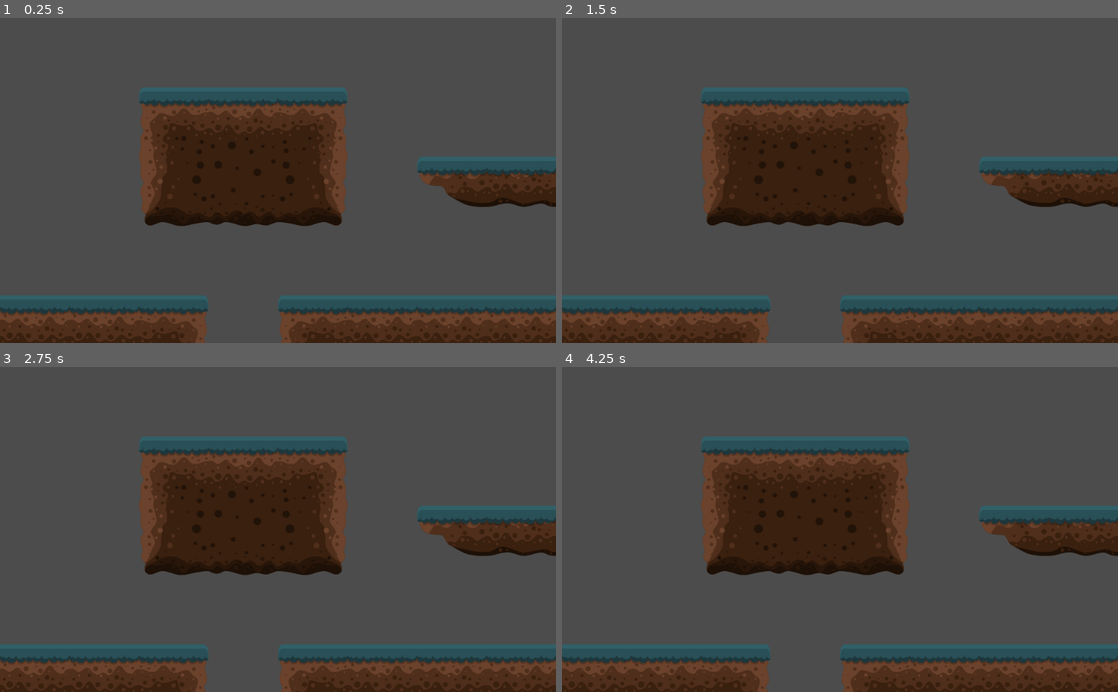
Above: before the commit, frames 1-4 (two rows, left to right).
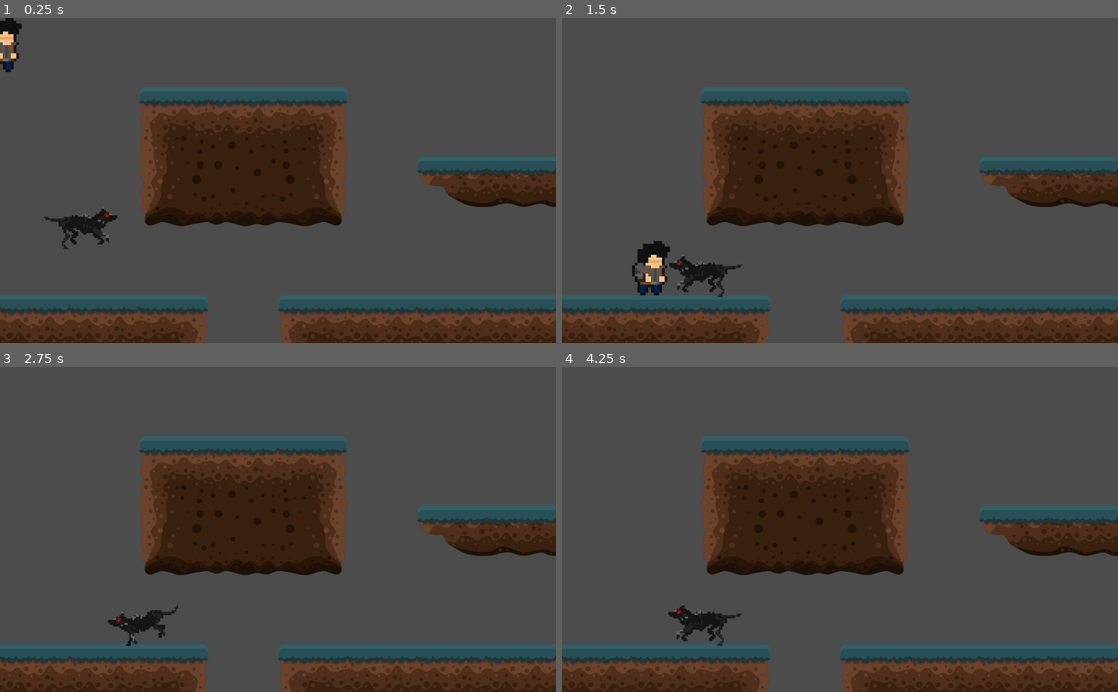
Above: after the commit, the same moments.

Repository: beldonholt/YourMum
Game: Godot game, scene res://LevelOne.tscn
The game is run twice, just before and just after one commit, with the same random seed, the same clock (stepped at 60 frames per second) and the same inputs. This scene is started directly instead of the project's main scene.
Inputs:
- Up to frame 1 (0.25 s): no input
- Up to frame 2 (1.5 s): hold Shift (run) 0.53-1.28 s; hold D (right) from 0.53 s (still down); tap W (jump) at 0.77 s; tap Shift (run) at 1.35 s
- Up to frame 3 (2.75 s): tap W (jump) at 1.52 s; release D (right) at 2.03 s; hold A (left) from 2.03 s (still down); hold Shift (run) from 2.03 s (still down)
- Up to frame 4 (4.25 s): release A (left) at 2.78 s; release Shift (run) at 2.78 s; hold D (right) from 2.78 s (still down); tap Shift (run) at 2.85 s; tap W (jump) at 3.02, 3.77 s; hold Shift (run) from 3.53 s (still down)

The runs differ from the first frame. In frame 1, 1.0% of the frame differs, in the area x 0-22%, y 0-72%; in frame 2, 1.3%, in the area x 12-33%, y 68-86%; in frame 3, 0.5%; in frame 4, 0.6%.

Commit message:
changing how we deal with death
changed death from individual code to group based

Diff:
--- a/Lvl 3 Main progect/LevelOne.tscn
+++ b/Lvl 3 Main progect/LevelOne.tscn
@@ -16,6 +16,8 @@
 [ext_resource path="res://GraveyardTilesetNew/png/Tiles/Tile (7).png" type="Texture" id=14]
 [ext_resource path="res://GraveyardTilesetNew/png/Tiles/Tile (9).png" type="Texture" id=15]
 [ext_resource path="res://GraveyardTilesetNew/png/Tiles/Tile (8).png" type="Texture" id=16]
+[ext_resource path="res://Player.tscn" type="PackedScene" id=17]
+[ext_resource path="res://Wolf.tscn" type="PackedScene" id=18]
 
 [sub_resource type="ConvexPolygonShape2D" id=1]
 points = PoolVector2Array( 0, 0, 128, 0, 128, 128, 0, 128 )
@@ -393,10 +395,17 @@
 } ]
 15/z_index = 0
 
-[node name="Node" type="Node"]
+[node name="Node" type="Node" groups=[
+"DeathTouch",
+]]
 
 [node name="TileMap" type="TileMap" parent="."]
 tile_set = SubResource( 16 )
 cell_size = Vector2( 128, 128 )
 format = 1
 tile_data = PoolIntArray( 65538, 0, 0, 65539, 1, 0, 65540, 2, 0, 131074, 11, 0, 131075, 8, 0, 131076, 12, 0, 131078, 13 …(707 unchanged characters)…
+
+[node name="Wolf" parent="." instance=ExtResource( 18 )]
+position = Vector2( 44.531, 269.918 )
+
+[node name="Player" parent="." instance=ExtResource( 17 )]
--- a/Lvl 3 Main progect/Player.gd
+++ b/Lvl 3 Main progect/Player.gd
@@ -68,9 +68,15 @@
 
 
 
-func _on_FallZone_body_entered(body):
-	get_tree().change_scene("res://TestLevelMovement.tscn")
-	print("restart")
+#func _on_FallZone_body_entered(body):
+#	get_tree().change_scene("res://TestLevelMovement.tscn")
+#	print("restart")
+
+
+func collide():
+	if is_in_group("DeathTouch"):
+		get_tree().change_scene("res://TestLevelMovement.tscn")
+
 
 
 func _on_Sprint_timer_timeout():
@@ -83,3 +89,7 @@
 func _on_Sprint_CoolDown_timeout():
 	print("Fast timeee")
 	SprintYes = true
+
+
+func _on_Area2D_area_entered(area):
+	collide()
--- a/Lvl 3 Main progect/Player.tscn
+++ b/Lvl 3 Main progect/Player.tscn
@@ -1,10 +1,13 @@
-[gd_scene load_steps=4 format=2]
+[gd_scene load_steps=5 format=2]
 
 [ext_resource path="res://Player.png" type="Texture" id=1]
 [ext_resource path="res://Player.gd" type="Script" id=2]
 
 [sub_resource type="RectangleShape2D" id=1]
 extents = Vector2( 26.1878, 50.6532 )
+
+[sub_resource type="RectangleShape2D" id=2]
+extents = Vector2( 36.4187, 53.1365 )
 
 [node name="KinematicBody2D" type="KinematicBody2D"]
 script = ExtResource( 2 )
@@ -24,5 +27,12 @@
 wait_time = 5.0
 one_shot = true
 
+[node name="Area2D" type="Area2D" parent="."]
+
+[node name="CollisionShape2D" type="CollisionShape2D" parent="Area2D"]
+position = Vector2( 3.56761, -6.54065 )
+shape = SubResource( 2 )
+
 [connection signal="timeout" from="Sprint_timer" to="." method="_on_Sprint_timer_timeout"]
 [connection signal="timeout" from="Sprint_CoolDown" to="." method="_on_Sprint_CoolDown_timeout"]
+[connection signal="area_entered" from="Area2D" to="." method="_on_Area2D_area_entered"]
--- a/Lvl 3 Main progect/Wolf.tscn
+++ b/Lvl 3 Main progect/Wolf.tscn
@@ -17,6 +17,9 @@
 
 [sub_resource type="CircleShape2D" id=2]
 radius = 58.9897
+
+[sub_resource type="RectangleShape2D" id=3]
+extents = Vector2( 17.6078, 5.89877 )
 
 [node name="Wolf" type="KinematicBody2D"]
 scale = Vector2( 3, 3 )
@@ -40,3 +43,9 @@
 [node name="RayCast2D" type="RayCast2D" parent="."]
 position = Vector2( 54.5, 19.2261 )
 enabled = true
+
+[node name="Area2D" type="Area2D" parent="."]
+
+[node name="CollisionShape2D" type="CollisionShape2D" parent="Area2D"]
+position = Vector2( 37.9571, 20.2271 )
+shape = SubResource( 3 )
Not shown: 1 places in Lvl 3 Main progect/LevelOne.tscn that only renumber resources
Not shown: 1 places in Lvl 3 Main progect/Wolf.tscn that only renumber resources
